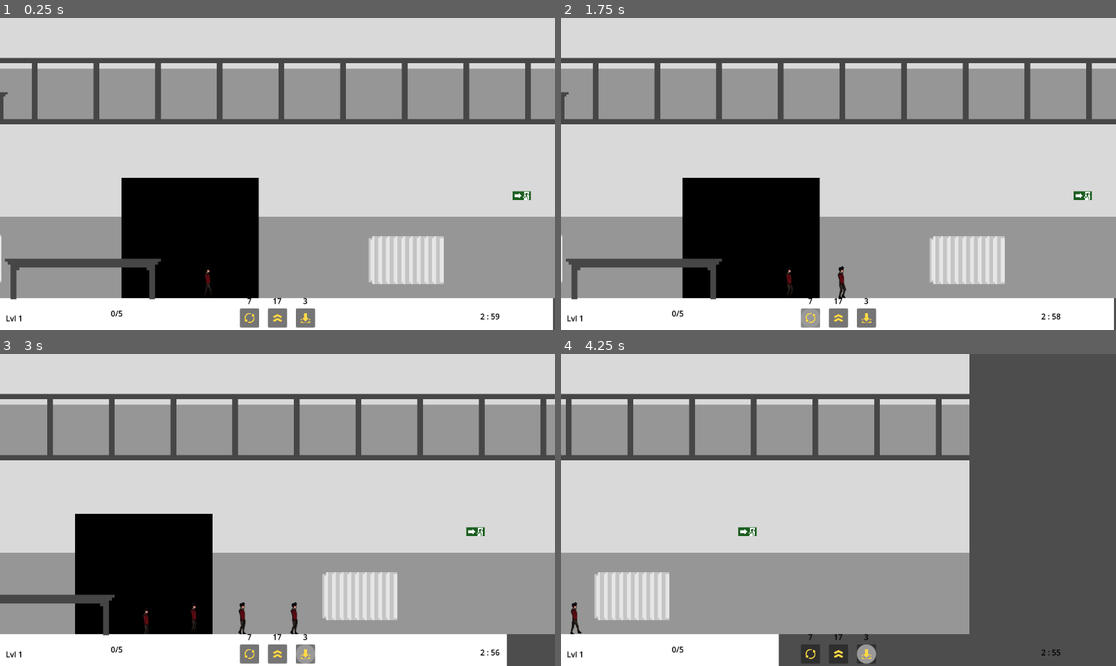
Above: before the commit, frames 1-4 (two rows, left to right).
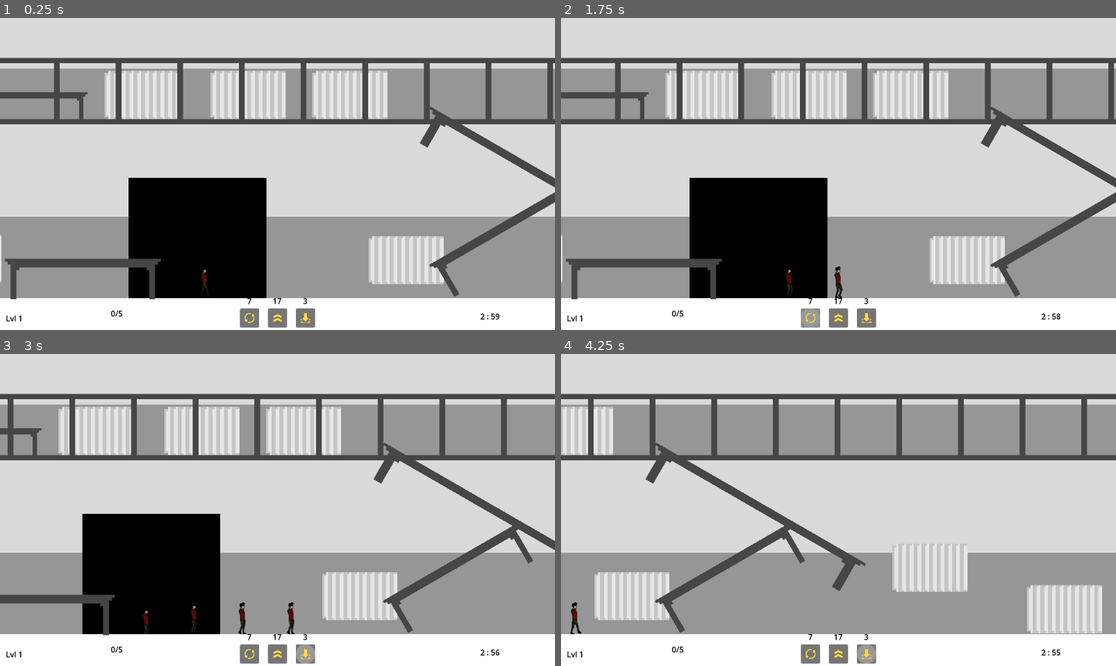
Above: after the commit, the same moments.

Repository: lougon02/EscapeFromHallwayB
Game: Godot game, scene res://scenes/levels/level.tscn
Two runs of this game, one before a commit and one after it. Both use one fixed random seed, a clock stepped at 60 frames per second and the inputs below.
Inputs (mouse positions are in pixels of both pictures, inside the frame that each line leads up to):
- Up to frame 1 (0.25 s): no input
- Up to frame 2 (1.75 s): click (838, 317) at 0.5 s; click (810, 317) at 1.25 s
- Up to frame 3 (3 s): click (305, 653) at 2 s; move the mouse to (327, 619) at 2.77 s; hold D (Right) from 2.78 s (still down); click (327, 619) at 2.85 s
- Up to frame 4 (4.25 s): keep holding D (Right); move the mouse to (710, 619) at 3.52 s; tap Mouse wheel down (ScrollDown) at 3.6 s

The runs differ from the first frame. In frame 1, 12% of the frame differs, in the area x 0-100%, y 14-100%; in frame 2, 12%; in frame 3, 13%; in frame 4, 37%, in the area x 0-100%, y 0-100%.

Commit message:
Improved level

Diff:
--- a/scenes/levels/level.gd
+++ b/scenes/levels/level.gd
@@ -46,6 +46,10 @@
 	body.set_collision_mask_value(2,false)
 	body.set_collision_mask_value(3,true)
 
+func _on_entered_ground_floor(body: CharacterBody2D):
+	body.set_collision_mask_value(3,false)
+	body.set_collision_mask_value(2,true)
+
 func powerup_area_placed(powerup: String):
 	print("Powerup placed: ", powerup)
 	var powerup_area = preload("res://scenes/powers/area_effect.tscn").instantiate()
--- a/scenes/levels/level.tscn
+++ b/scenes/levels/level.tscn
@@ -10,15 +10,15 @@
 [ext_resource type="PackedScene" uid="uid://b1tuqjtmru4nc" path="res://scenes/objects/bench.tscn" id="6_7avko"]
 [ext_resource type="Texture2D" uid="uid://ckxpgnse73urr" path="res://assets/objects/exit_gate.png" id="8_jrdrg"]
 
+[sub_resource type="RectangleShape2D" id="RectangleShape2D_vqh6t"]
+size = Vector2(9791, 11)
+
+[sub_resource type="RectangleShape2D" id="RectangleShape2D_wmoj3"]
+size = Vector2(1150, 69.5)
+
 [sub_resource type="RectangleShape2D" id="RectangleShape2D_2evgg"]
 size = Vector2(35.5, 8)
 
-[sub_resource type="RectangleShape2D" id="RectangleShape2D_vqh6t"]
-size = Vector2(2289, 12)
-
-[sub_resource type="RectangleShape2D" id="RectangleShape2D_wmoj3"]
-size = Vector2(1150, 69)
-
 [sub_resource type="RectangleShape2D" id="RectangleShape2D_ilwoe"]
 size = Vector2(136, 223)
 
@@ -26,17 +26,12 @@
 script = ExtResource("1_60x56")
 
 [node name="Background" type="Sprite2D" parent="."]
-position = Vector2(391.92, 291)
+texture_repeat = 2
+position = Vector2(1720, 291)
 scale = Vector2(5.82, 5.82)
 texture = ExtResource("2_bpwx3")
-
-[node name="FloorSwitchAreas" type="Node2D" parent="."]
-
-[node name="Area2D" type="Area2D" parent="FloorSwitchAreas"]
-
-[node name="CollisionShape2D" type="CollisionShape2D" parent="FloorSwitchAreas/Area2D"]
-position = Vector2(-379.25, 138)
-shape = SubResource("RectangleShape2D_2evgg")
+region_enabled = true
+region_rect = Rect2(-20.4411, 0, 1680.07, 100)
 
 [node name="PowerAreas" type="Node2D" parent="."]
 
@@ -47,7 +42,7 @@
 collision_layer = 4
 
 [node name="CollisionShape2D" type="CollisionShape2D" parent="FirstFloor/Ground"]
-position = Vector2(465.5, -4)
+position = Vector2(1808.5, -4.5)
 shape = SubResource("RectangleShape2D_vqh6t")
 one_way_collision = true
 
@@ -55,50 +50,186 @@
 position = Vector2(-590, 160)
 collision_layer = 4
 
+[node name="Heater7" parent="FirstFloor" instance=ExtResource("5_s0mmm")]
+position = Vector2(3848, 167)
+collision_layer = 4
+
+[node name="Heater9" parent="FirstFloor" instance=ExtResource("5_s0mmm")]
+position = Vector2(3872, -53)
+collision_layer = 4
+
+[node name="Heater10" parent="FirstFloor" instance=ExtResource("5_s0mmm")]
+position = Vector2(3873, -135)
+collision_layer = 4
+
+[node name="Heater11" parent="FirstFloor" instance=ExtResource("5_s0mmm")]
+position = Vector2(3872, -226)
+collision_layer = 4
+
+[node name="Heater8" parent="FirstFloor" instance=ExtResource("5_s0mmm")]
+position = Vector2(3899, 58)
+rotation = -0.523598
+collision_layer = 4
+
+[node name="Heater4" parent="FirstFloor" instance=ExtResource("5_s0mmm")]
+position = Vector2(295, 160)
+collision_layer = 4
+
+[node name="Heater5" parent="FirstFloor" instance=ExtResource("5_s0mmm")]
+position = Vector2(515, 160)
+collision_layer = 4
+
+[node name="Heater6" parent="FirstFloor" instance=ExtResource("5_s0mmm")]
+position = Vector2(726, 160)
+collision_layer = 4
+
 [node name="Bench" parent="FirstFloor" instance=ExtResource("6_7avko")]
-position = Vector2(-103, 185)
+position = Vector2(63, 185)
 scale = Vector2(4.39793, 4.39793)
 collision_layer = 4
 
+[node name="Bench2" parent="FirstFloor" instance=ExtResource("6_7avko")]
+position = Vector2(-665, 92)
+rotation = -0.785397
+scale = Vector2(5.95356, 4.39793)
+collision_layer = 4
+
 [node name="Players" type="Node2D" parent="."]
 
 [node name="Player" parent="Players" instance=ExtResource("1_2alya")]
-position = Vector2(408, 547)
+position = Vector2(401, 557)
 
 [node name="Handrail" type="Sprite2D" parent="."]
+texture_repeat = 2
 position = Vector2(391.78, 152)
 scale = Vector2(5.81929, 5.78)
 texture = ExtResource("3_ppaot")
+region_enabled = true
+region_rect = Rect2(-318.815, 0, 2249.8, 24)
 
 [node name="GroundFloor" type="Node2D" parent="."]
 
 [node name="Ground" type="StaticBody2D" parent="GroundFloor"]
-position = Vector2(0.0400391, 4)
+position = Vector2(574, 617)
+scale = Vector2(14.4453, 1)
 collision_layer = 2
 
 [node name="FloorImage" type="Sprite2D" parent="GroundFloor/Ground"]
-position = Vector2(573, 613)
-scale = Vector2(5.75, 0.35)
+scale = Vector2(5.73276, 0.35)
 texture = ExtResource("2_svv2q")
 
 [node name="CollisionShape2D" type="CollisionShape2D" parent="GroundFloor/Ground"]
-position = Vector2(573, 612.5)
+position = Vector2(0, -0.25)
+scale = Vector2(1, 1)
 shape = SubResource("RectangleShape2D_wmoj3")
 
 [node name="Heater" parent="GroundFloor" instance=ExtResource("5_s0mmm")]
 position = Vector2(843, 503)
 
+[node name="Heater3" parent="GroundFloor" instance=ExtResource("5_s0mmm")]
+position = Vector2(1462, 444)
+
+[node name="Heater7" parent="GroundFloor" instance=ExtResource("5_s0mmm")]
+position = Vector2(1741, 530)
+
+[node name="Heater4" parent="GroundFloor" instance=ExtResource("5_s0mmm")]
+position = Vector2(2370, 456)
+
+[node name="Heater8" parent="GroundFloor" instance=ExtResource("5_s0mmm")]
+position = Vector2(3853, 530)
+
+[node name="Heater9" parent="GroundFloor" instance=ExtResource("5_s0mmm")]
+position = Vector2(3894, 428)
+rotation = 1.0472
+
+[node name="Heater10" parent="GroundFloor" instance=ExtResource("5_s0mmm")]
+position = Vector2(3977, 314)
+rotation = 0.261799
+
+[node name="Heater11" parent="GroundFloor" instance=ExtResource("5_s0mmm")]
+position = Vector2(3988, 458)
+rotation = -0.523598
+
+[node name="Heater12" parent="GroundFloor" instance=ExtResource("5_s0mmm")]
+position = Vector2(3908, 242)
+rotation = -0.523598
+
+[node name="Heater14" parent="GroundFloor" instance=ExtResource("5_s0mmm")]
+position = Vector2(4019, 529)
+
+[node name="Heater13" parent="GroundFloor" instance=ExtResource("5_s0mmm")]
+position = Vector2(4048, 391)
+
+[node name="Heater5" parent="GroundFloor" instance=ExtResource("5_s0mmm")]
+position = Vector2(2383, 353)
+rotation = -0.261799
+
+[node name="Heater6" parent="GroundFloor" instance=ExtResource("5_s0mmm")]
+position = Vector2(2388, 298)
+rotation = 1.0472
+
 [node name="Heater2" parent="GroundFloor" instance=ExtResource("5_s0mmm")]
 position = Vector2(-75, 500)
 
 [node name="Bench" parent="GroundFloor" instance=ExtResource("6_7avko")]
 position = Vector2(172, 542)
+
+[node name="Bench6" parent="GroundFloor" instance=ExtResource("6_7avko")]
+position = Vector2(1052, 468)
+rotation = -0.523598
 
 [node name="Bench2" parent="GroundFloor" instance=ExtResource("6_7avko")]
 position = Vector2(-258, 338)
 rotation = 0.785397
 scale = Vector2(6.25, 6.25)
 
+[node name="Bench3" parent="GroundFloor" instance=ExtResource("6_7avko")]
+position = Vector2(1092, 343)
+rotation = 0.523598
+scale = Vector2(9.30951, 5.50062)
+
+[node name="Bench4" parent="GroundFloor" instance=ExtResource("6_7avko")]
+position = Vector2(2575, 407)
+rotation = -0.523598
+scale = Vector2(11.2523, 5.68455)
+
+[node name="Bench5" parent="GroundFloor" instance=ExtResource("6_7avko")]
+position = Vector2(3190, 308)
+rotation = 0.261799
+scale = Vector2(11.2523, 5.68455)
+
+[node name="FloorSwitchAreas" type="Node2D" parent="."]
+position = Vector2(-1, -10)
+
+[node name="ToFirstFloor" type="Node2D" parent="FloorSwitchAreas"]
+
+[node name="Switch" type="Area2D" parent="FloorSwitchAreas/ToFirstFloor"]
+position = Vector2(-380, 140)
+
+[node name="CollisionShape2D" type="CollisionShape2D" parent="FloorSwitchAreas/ToFirstFloor/Switch"]
+shape = SubResource("RectangleShape2D_2evgg")
+
+[node name="Switch2" type="Area2D" parent="FloorSwitchAreas/ToFirstFloor"]
+position = Vector2(1795, 225)
+scale = Vector2(33.3956, 1.34546)
+
+[node name="CollisionShape2D" type="CollisionShape2D" parent="FloorSwitchAreas/ToFirstFloor/Switch2"]
+shape = SubResource("RectangleShape2D_2evgg")
+
+[node name="ToGroundFloor" type="Node2D" parent="FloorSwitchAreas"]
+
+[node name="Switch" type="Area2D" parent="FloorSwitchAreas/ToGroundFloor"]
+position = Vector2(957, 206)
+
+[node name="CollisionShape2D" type="CollisionShape2D" parent="FloorSwitchAreas/ToGroundFloor/Switch"]
+shape = SubResource("RectangleShape2D_2evgg")
+
+[node name="Switch2" type="Area2D" parent="FloorSwitchAreas/ToGroundFloor"]
+position = Vector2(3003, 216)
+
+[node name="CollisionShape2D" type="CollisionShape2D" parent="FloorSwitchAreas/ToGroundFloor/Switch2"]
+shape = SubResource("RectangleShape2D_2evgg")
+
 [node name="Spawner" type="Node2D" parent="."]
 
 [node name="SpawnTimer" type="Timer" parent="Spawner"]
@@ -110,7 +241,7 @@
 [node name="UI" parent="." instance=ExtResource("5_e8kyw")]
 
 [node name="ExitGate" type="Area2D" parent="."]
-position = Vector2(1080, 468)
+position = Vector2(2717, 457)
 
 [node name="CollisionShape2D" type="CollisionShape2D" parent="ExitGate"]
 shape = SubResource("RectangleShape2D_ilwoe")
@@ -123,8 +254,11 @@
 [node name="Camera2D" type="Camera2D" parent="."]
 position = Vector2(576, 324)
 
-[connection signal="body_entered" from="FloorSwitchAreas/Area2D" to="." method="_on_entered_first_floor"]
 [connection signal="used_powerup" from="Players/Player" to="." method="_on_player_used_powerup"]
+[connection signal="body_entered" from="FloorSwitchAreas/ToFirstFloor/Switch" to="." method="_on_entered_first_floor"]
+[connection signal="body_entered" from="FloorSwitchAreas/ToFirstFloor/Switch2" to="." method="_on_entered_first_floor"]
+[connection signal="body_entered" from="FloorSwitchAreas/ToGroundFloor/Switch" to="." method="_on_entered_ground_floor"]
+[connection signal="body_entered" from="FloorSwitchAreas/ToGroundFloor/Switch2" to="." method="_on_entered_ground_floor"]
 [connection signal="timeout" from="Spawner/SpawnTimer" to="." method="_on_spawn_timer_timeout"]
 [connection signal="powerup_area_placed" from="UI" to="." method="_on_ui_powerup_area_placed"]
 [connection signal="body_exited" from="ExitGate" to="." method="_on_exit_gate_body_exited"]
Not shown, changed: assets/others/FEUPlings_title.png.import
